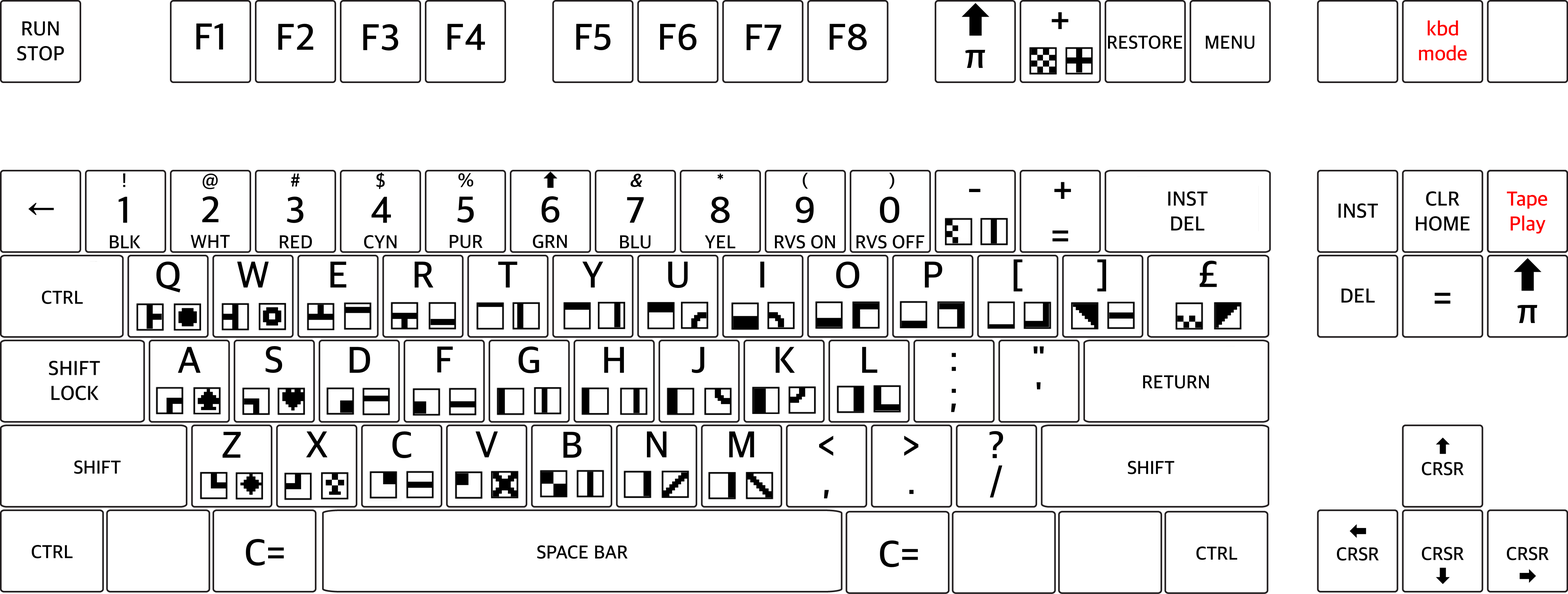
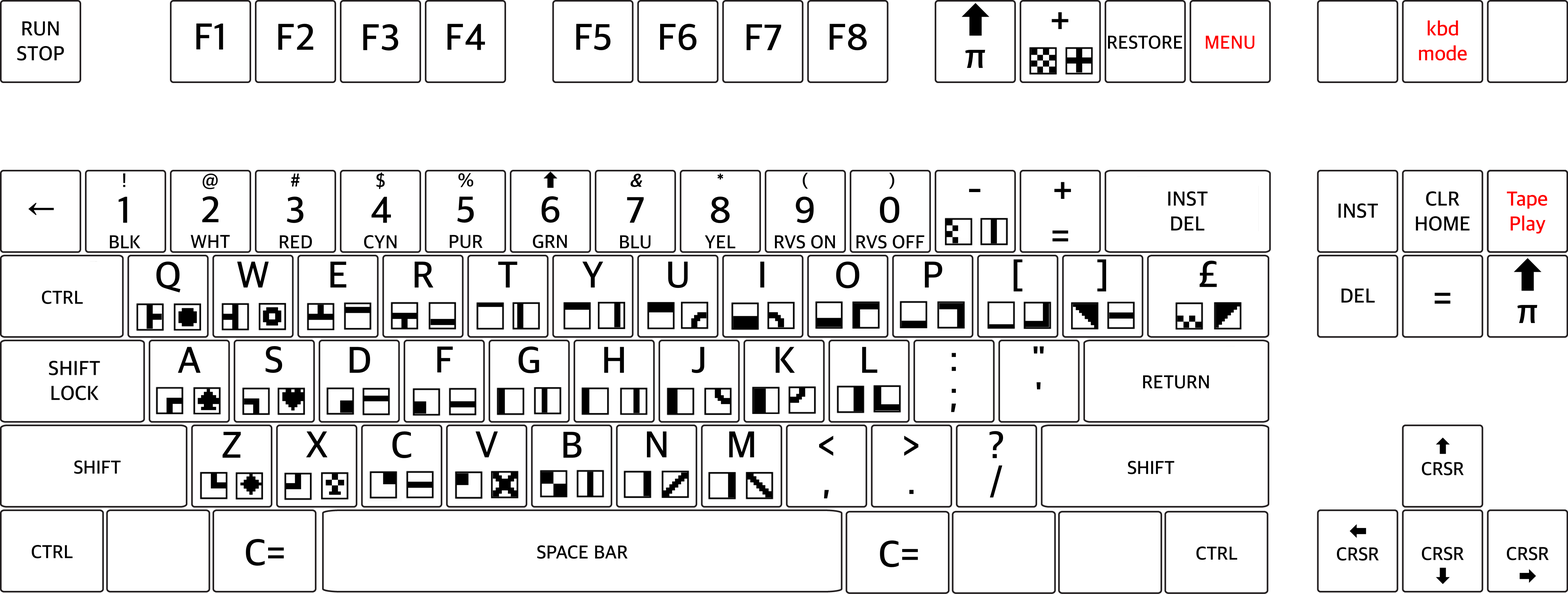
Revision of a layered 1568x594 image; what changed, layer by layer:
painted on "MENU" over (1205, 35, 1255, 50)
